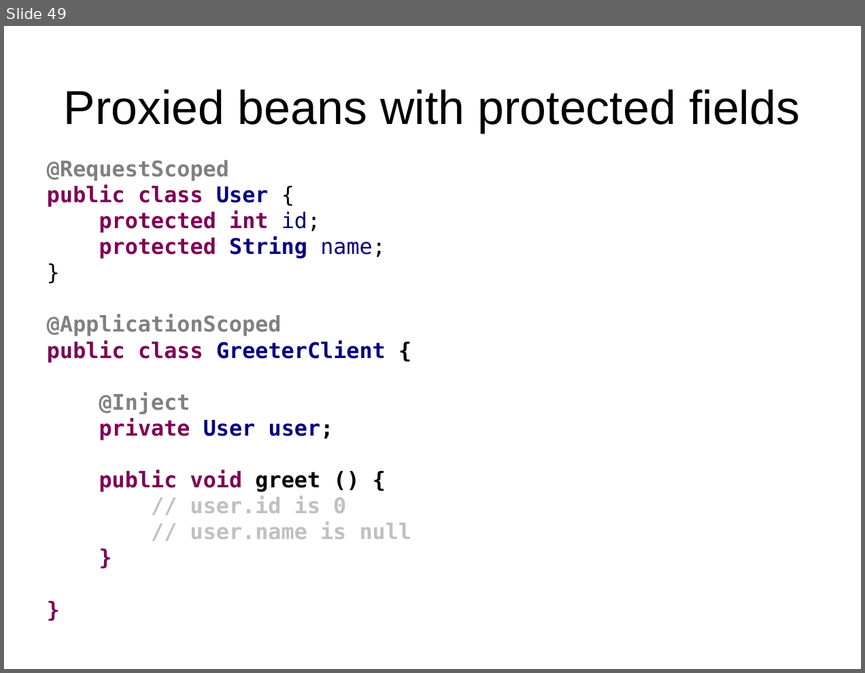
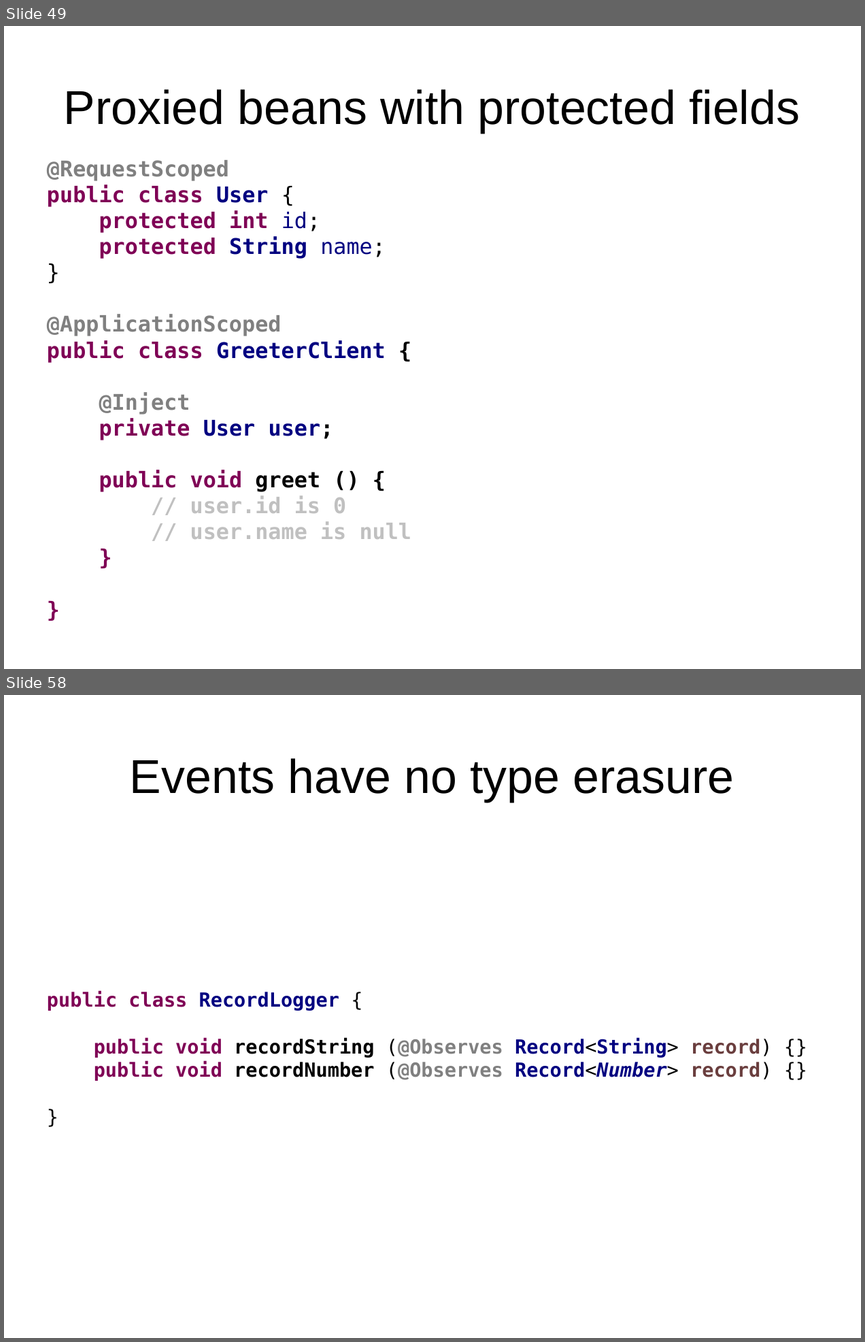
Before and after one commit to FrigoCoder/CDI, a slide deck: CDI.odp. Shown one above the other, each under a label of ours: slide 49 before the commit, slides 49 and 58 after it; the slides between them are not shown. The pictures are 865x673 and 865x1342 pixels, drawn with LibreOffice and Linux fonts; fonts in the diff are those of the drawing. Boxes give left, top, right and bottom in pixels: in the first picture for what was removed or moved away, otherwise in the second. Text is boxed around its words. In the diff, an @@ line names an element or a change of style, - is before the commit and + after.

Commit message:
Producers and events.

```diff
--- a/CDI.odp
+++ b/CDI.odp
@@ slide 58 added at (4, 695, 861, 1338), background #FFFFFF @@
@@ title added at (130, 758, 734, 802), 44 pt, text #000000 @@
+Events have no type erasure
@@ text added at (47, 991, 772, 1081), 18 pt, text #000000, bold @@
+public class RecordLogger {
+public void recordString (@Observes Record<String> record) {}
+public void recordNumber (@Observes Record<Number> record) {}
+}
```
Also in this commit, not shown: 9 other slides added, 10 other files.
